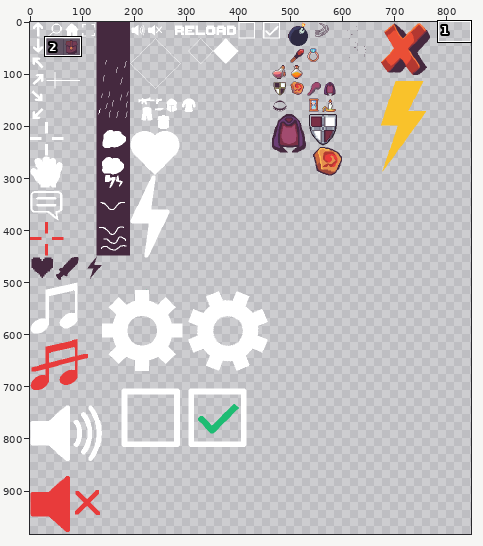
Sprite sheet: gamestream_flutter/images/atlas-icons.png. The first picture is a wide view before the edit; the outline marks the close-up.
Close-up. The starting point:
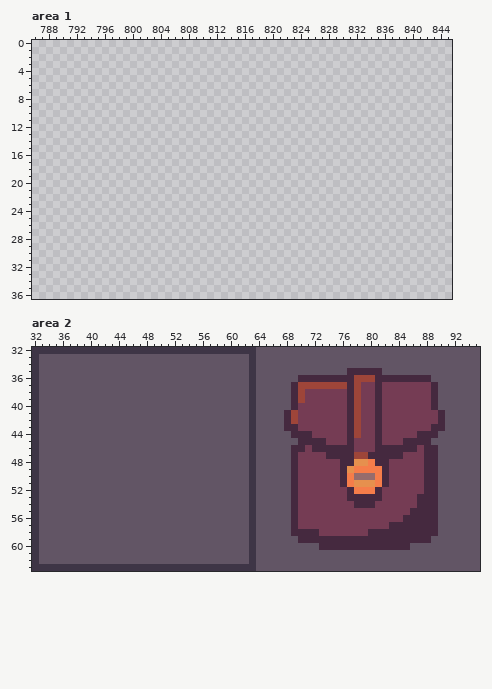
The file is 1024x1024 pixels. Colours within 5 levels of each other are drawn and written as one. Shown: area 1: x 786..845, y 0..36; area 2: x 32..95, y 32..63. The wide view leaves out empty margins.
The same view after the edit:
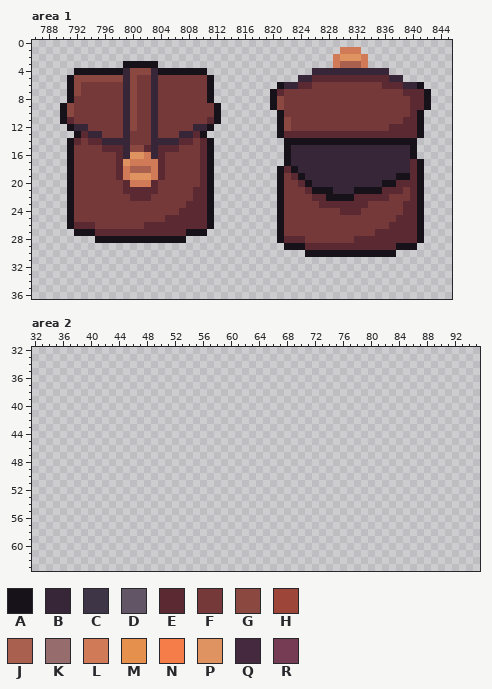
Palette (. is transparent): A #17111a  B #372538  C #3e3546  D #625565  E #5b2932  F #753939  G #8b4840  H #9e4539  J #aa604e  K #966c6c  L #d07a58  M #e6904e  N #f57d4a  P #df9361  Q #45293f  R #753c54
Edits made:
Area 1:
y 1: x 830..832 ... -> LLL
y 2: x 829..833 ..... -> LPPPL
y 3: x 799..803 ..... -> AAAAA; x 829..833 ..... -> LJJJL
y 4: x 792..810 ................... -> AAAAAAABGGGBAAAAAAA; x 826..836 ........... -> BBBBBBBBBBB
y 5: x 791..811 ..................... -> AGGGGGGGBGFFBFFFFFFFA; x 824..838 ............... -> BBEEEEEEEEEEEBB
y 6: x 791..811 ..................... -> AGFFFFFFBGFFBFFFFFFFA; x 821..841 ..................... -> ABBEEFFFFFFFFFFEEEBBA
y 7: x 791..811 ..................... -> AGFFFFFFBGFFBFFFFFFFA; x 820..842 ....................... -> AEFFFFFFFFFFFFFFFFFEEEA
y 8: x 791..811 ..................... -> AFFFFFFFBGFFBFFFFFFFA; x 820..842 ....................... -> AGFFFFFFFFFFFFFFFFFFEEA
y 9: x 790..812 ....................... -> AGFFFFFFFBGFFBFFFFFFFFA; x 820..842 ....................... -> AGFFFFFFFFFFFFFFFFFFEEA
y 10: x 790..812 ....................... -> AGFFFFFFFBGFFBFFFFFFFFA; x 821..841 ..................... -> AFFFFFFFFFFFFFFFFFFEA
y 11: x 790..812 ....................... -> AEFFFFFFFBGFFBFFFFFFFEA; x 821..841 ..................... -> AGFFFFFFFFFFFFFFFFEEA
y 12: x 791..811 ..................... -> ABBFFFFFBGFFBFFFFFBBA; x 821..841 ..................... -> AGFFFFFFFFFFFFFFEEEEA
y 13: x 792..810 ................... -> AEBBFFFBFFFBFFFBBEA; x 821..841 ..................... -> AEEEEEEEEEEEEEEEEEEEA
y 14: x 791..811 ..................... -> AEFEEBBBBFFFBBBBEEFEA; x 822..840 ................... -> AAAAAAAAAAAAAAAAAAA
y 15: x 791..811 ..................... -> AFFFFEEEBGGEBEEEFFFEA; x 822..840 ................... -> ABBBBBBBBBBBBBBBBBA
y 16: x 791..811 ..................... -> AFFFFFFEBPPLBEFFFFFEA; x 822..840 ................... -> ABBBBBBBBBBBBBBBBBA
y 17: x 791..811 ..................... -> AFFFFFFEPLLLLEFFFFFEA; x 822..841 .................... -> ABBBBBBBBBBBBBBBBBEA
y 18: x 791..811 ..................... -> AFFFFFFELJJJLEFFFFFEA; x 821..841 ..................... -> AEABBBBBBBBBBBBBBBBEA
y 19: x 791..811 ..................... -> AFFFFFFELPPPLEFFFFFEA; x 821..841 ..................... -> AFEABBBBBBBBBBBBBAAEA
y 20: x 791..811 ..................... -> AFFFFFFFELLLEFFFFFFEA; x 821..841 ..................... -> AFFEABBBBBBBBBBAAEEEA
y 21: x 791..811 ..................... -> AFFFFFFFEEEEEFFFFFEEA; x 821..841 ..................... -> AFFFEAAABBBAAAAEEEFEA
y 22: x 791..811 ..................... -> AFFFFFFFFEEEFFFFFFEEA; x 821..841 ..................... -> AFFFFEEAAAAEEEEEFFFEA
y 23: x 791..811 ..................... -> AFFFFFFFFFFFFFFFFEEEA; x 821..841 ..................... -> AFFFFFEEEEEEEFFFFFEEA
y 24: x 791..811 ..................... -> AFFFFFFFFFFFFFFFEEEEA; x 821..841 ..................... -> AFFFFFFFFEEEFFFFFFEEA
y 25: x 791..811 ..................... -> AFFFFFFFFFFFFFEEEEEEA; x 821..841 ..................... -> AFFFFFFFFFFFFFFFFEEEA
y 26: x 791..811 ..................... -> AEEEFFFFFFFEEEEEEEEEA; x 821..841 ..................... -> AFFFFFFFFFFFFFFFEEEEA
y 27: x 792..810 ................... -> AAAEEEEEEEEEEEEEAAA; x 821..841 ..................... -> AFFFFFFFFFFFFFEEEEEEA
y 28: x 795..807 ............. -> AAAAAAAAAAAAA; x 821..841 ..................... -> AEEEFFFFFFFEEEEEEEEEA
y 29: x 822..840 ................... -> AAAEEEEEEEEEEEEEAAA
y 30: x 825..837 ............. -> AAAAAAAAAAAAA
Area 2:
y 32: x 32..95 CCCCCCCCCCCCCCCCCCCCCCCCCCCCCCCCDDDDDDDDDDDDDDDDDDDDDDDDDDDDDDDD -> ................................................................
y 33..34: x 32..95 CDDDDDDDDDDDDDDDDDDDDDDDDDDDDDDCDDDDDDDDDDDDDDDDDDDDDDDDDDDDDDDD -> ................................................................
y 35: x 32..95 CDDDDDDDDDDDDDDDDDDDDDDDDDDDDDDCDDDDDDDDDDDDDQQQQQDDDDDDDDDDDDDD -> ................................................................
y 36: x 32..95 CDDDDDDDDDDDDDDDDDDDDDDDDDDDDDDCDDDDDDQQQQQQQQHHHQQQQQQQQDDDDDDD -> ................................................................
y 37: x 32..95 CDDDDDDDDDDDDDDDDDDDDDDDDDDDDDDCDDDDDQHHHHHHHQHRRQRRRRRRRQDDDDDD -> ................................................................
y 38..39: x 32..95 CDDDDDDDDDDDDDDDDDDDDDDDDDDDDDDCDDDDDQHRRRRRRQHRRQRRRRRRRQDDDDDD -> ................................................................
y 40: x 32..95 CDDDDDDDDDDDDDDDDDDDDDDDDDDDDDDCDDDDDQRRRRRRRQHRRQRRRRRRRQDDDDDD -> ................................................................
y 41..42: x 32..95 CDDDDDDDDDDDDDDDDDDDDDDDDDDDDDDCDDDDQHRRRRRRRQHRRQRRRRRRRRQDDDDD -> ................................................................
y 43: x 32..95 CDDDDDDDDDDDDDDDDDDDDDDDDDDDDDDCDDDDQQRRRRRRRQHRRQRRRRRRRQQDDDDD -> ................................................................
y 44: x 32..95 CDDDDDDDDDDDDDDDDDDDDDDDDDDDDDDCDDDDDQQQRRRRRQHRRQRRRRRQQQDDDDDD -> ................................................................
y 45: x 32..95 CDDDDDDDDDDDDDDDDDDDDDDDDDDDDDDCDDDDDDQQQQRRRQRRRQRRRQQQQDDDDDDD -> ................................................................
y 46: x 32..95 CDDDDDDDDDDDDDDDDDDDDDDDDDDDDDDCDDDDDQQRQQQQQQRRRQQQQQQRQQDDDDDD -> ................................................................
y 47: x 32..95 CDDDDDDDDDDDDDDDDDDDDDDDDDDDDDDCDDDDDQRRRRQQQQHHQQQQQRRRQQDDDDDD -> ................................................................
y 48: x 32..95 CDDDDDDDDDDDDDDDDDDDDDDDDDDDDDDCDDDDDQRRRRRRQQMMNQQRRRRRQQDDDDDD -> ................................................................
y 49: x 32..95 CDDDDDDDDDDDDDDDDDDDDDDDDDDDDDDCDDDDDQRRRRRRQMNNNNQRRRRRQQDDDDDD -> ................................................................
y 50: x 32..95 CDDDDDDDDDDDDDDDDDDDDDDDDDDDDDDCDDDDDQRRRRRRQNKKKNQRRRRRQQDDDDDD -> ................................................................
y 51: x 32..95 CDDDDDDDDDDDDDDDDDDDDDDDDDDDDDDCDDDDDQRRRRRRQNMMMNQRRRRRQQDDDDDD -> ................................................................
y 52: x 32..95 CDDDDDDDDDDDDDDDDDDDDDDDDDDDDDDCDDDDDQRRRRRRRQNNNQRRRRRRQQDDDDDD -> ................................................................
y 53: x 32..95 CDDDDDDDDDDDDDDDDDDDDDDDDDDDDDDCDDDDDQRRRRRRRQQQQQRRRRRQQQDDDDDD -> ................................................................
y 54: x 32..95 CDDDDDDDDDDDDDDDDDDDDDDDDDDDDDDCDDDDDQRRRRRRRRQQQRRRRRRQQQDDDDDD -> ................................................................
y 55: x 32..95 CDDDDDDDDDDDDDDDDDDDDDDDDDDDDDDCDDDDDQRRRRRRRRRRRRRRRRQQQQDDDDDD -> ................................................................
y 56: x 32..95 CDDDDDDDDDDDDDDDDDDDDDDDDDDDDDDCDDDDDQRRRRRRRRRRRRRRRQQQQQDDDDDD -> ................................................................
y 57: x 32..95 CDDDDDDDDDDDDDDDDDDDDDDDDDDDDDDCDDDDDQRRRRRRRRRRRRRQQQQQQQDDDDDD -> ................................................................
y 58: x 32..95 CDDDDDDDDDDDDDDDDDDDDDDDDDDDDDDCDDDDDQQQQRRRRRRRQQQQQQQQQQDDDDDD -> ................................................................
y 59: x 32..95 CDDDDDDDDDDDDDDDDDDDDDDDDDDDDDDCDDDDDDQQQQQQQQQQQQQQQQQQQDDDDDDD -> ................................................................
y 60: x 32..95 CDDDDDDDDDDDDDDDDDDDDDDDDDDDDDDCDDDDDDDDDQQQQQQQQQQQQQDDDDDDDDDD -> ................................................................
y 61..62: x 32..95 CDDDDDDDDDDDDDDDDDDDDDDDDDDDDDDCDDDDDDDDDDDDDDDDDDDDDDDDDDDDDDDD -> ................................................................
y 63: x 32..95 CCCCCCCCCCCCCCCCCCCCCCCCCCCCCCCCDDDDDDDDDDDDDDDDDDDDDDDDDDDDDDDD -> ................................................................
Boxes around the changes in both close-ups, in picture pixels (x1, y1, x2, y2):
added: (270, 47, 431, 257)
added: (60, 61, 221, 243)
erased: (32, 347, 480, 571)
